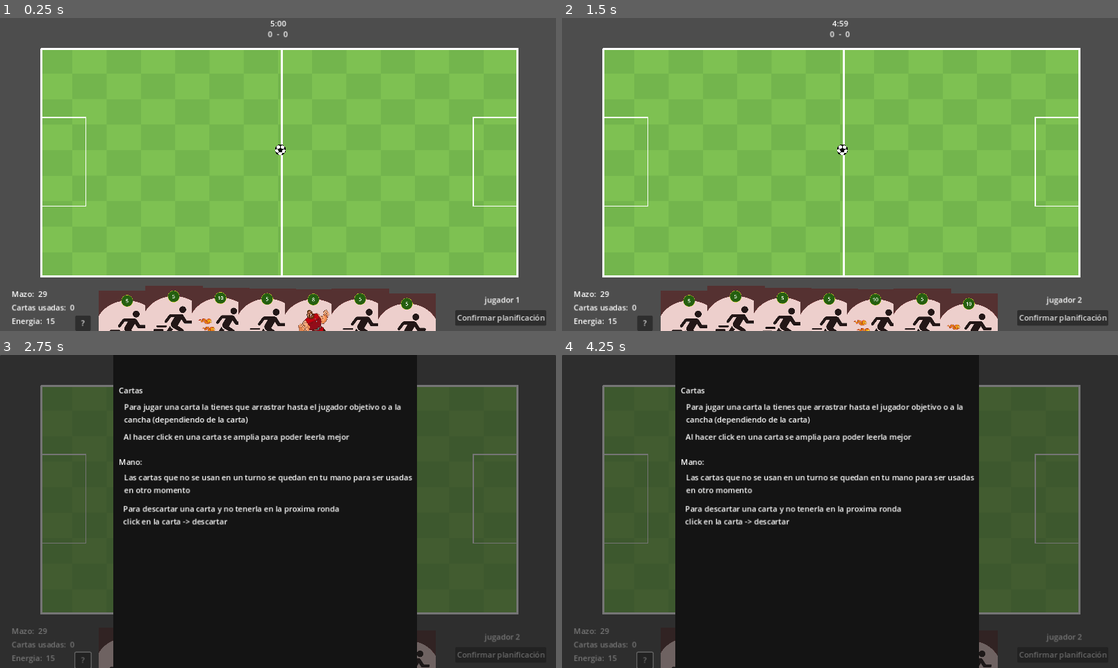
Above: before the commit, frames 1-4 (two rows, left to right).
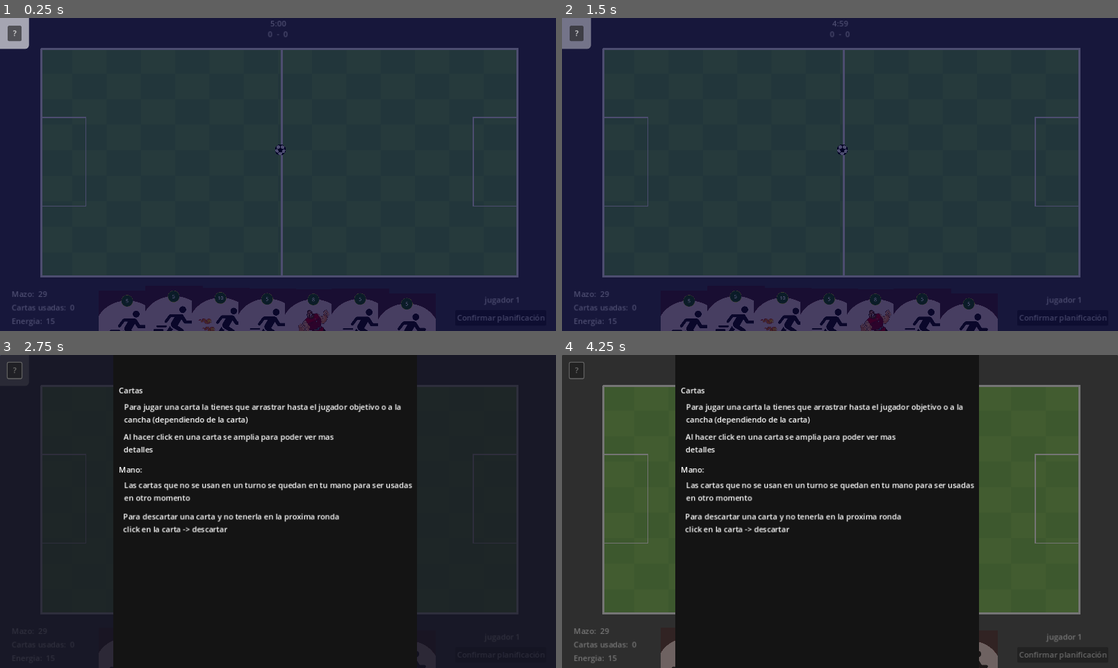
Above: after the commit, the same moments.

Repository: CardozoCasariegoLuciano/IDV_Boss_2024_S2
Game: Godot game, scene res://main/main.tscn
Same seed, same stepped clock (60 frames per second), same inputs: the game is played once before the commit and once after it. This scene is started directly instead of the project's main scene.
Inputs (mouse positions are in pixels of both pictures, inside the frame that each line leads up to):
- Up to frame 1 (0.25 s): no input
- Up to frame 2 (1.5 s): click "Confirmar planificación" at 0.5 s; click (840, 190) at 1.25 s, where only the run before the commit has a clickable "Estoy listo"
- Up to frame 3 (2.75 s): click "?" at 2 s
- Up to frame 4 (4.25 s): click "Confirmar planificación" at 2.75 s; click "?" at 3.5 s

The runs differ from the first frame. In frame 1, 100% of the frame differs, in the area x 0-100%, y 0-100%; in frame 2, 100%; in frame 3, 27%; in frame 4, 3.1%.
Error in both runs: Cannot call method 'get_size' on a null value. (res://entities/players/player.gd:27)

Commit message:
add cards guide

Diff:
--- a/entities/carts/movements/move_card/move_card.tscn
+++ b/entities/carts/movements/move_card/move_card.tscn
@@ -1,18 +1,14 @@
-[gd_scene load_steps=6 format=3 uid="uid://caw0pdl6xb3ht"]
+[gd_scene load_steps=5 format=3 uid="uid://caw0pdl6xb3ht"]
 
 [ext_resource type="PackedScene" uid="uid://c81uyxatkkoh5" path="res://entities/carts/cart_template/card_template.tscn" id="1_cc4bb"]
 [ext_resource type="Script" path="res://entities/carts/movements/move_card/move_card.gd" id="2_v3gpk"]
 [ext_resource type="Texture2D" uid="uid://ojabt8mm70fs" path="res://assets/cards/final_assets/run.png" id="3_lu4qk"]
-
-[sub_resource type="Resource" id="Resource_0jn6i"]
-metadata/__load_path__ = "res://assets/audio/ui/takeIt.mp3"
 
 [sub_resource type="Resource" id="Resource_l3xo5"]
 metadata/__load_path__ = "res://assets/audio/ui/cardPlayed.mp3"
 
 [node name="Card_Template" instance=ExtResource("1_cc4bb")]
 script = ExtResource("2_v3gpk")
-take_card_sfx = SubResource("Resource_0jn6i")
 card_played_sfx = SubResource("Resource_l3xo5")
 
 [node name="Energy" parent="Card" index="0"]
@@ -28,3 +24,22 @@
 position = Vector2(-16.6667, -86.6666)
 scale = Vector2(1.5641, 1.5641)
 texture = ExtResource("3_lu4qk")
+
+[node name="description" type="Label" parent="CanvasLayer/Panel" index="0"]
+layout_mode = 1
+anchors_preset = 11
+anchor_left = 1.0
+anchor_right = 1.0
+anchor_bottom = 1.0
+offset_left = -354.0
+offset_right = -39.0
+grow_horizontal = 0
+grow_vertical = 2
+text = "Carta Mover
+
+Arrastra esta carta hasta un JUGADOR de tu equipo para poder moverlo
+
+cuando veas la señal alrededor del jugador, haz click en cualquier parte de la cancha y sin soltarlo arrastra el mouse para elegir la dirección y la potencia del movimiento
+"
+vertical_alignment = 1
+autowrap_mode = 3
--- a/entities/carts/movements/move_card_plus/move_card_plus.tscn
+++ b/entities/carts/movements/move_card_plus/move_card_plus.tscn
@@ -6,7 +6,6 @@
 
 [node name="Card_Template" instance=ExtResource("1_o182l")]
 script = ExtResource("2_6p8f0")
-take_card_sfx = null
 card_played_sfx = null
 
 [node name="Energy" parent="Card" index="0"]
@@ -23,3 +22,22 @@
 position = Vector2(0, -90)
 scale = Vector2(1.50962, 1.50962)
 texture = ExtResource("3_3xswk")
+
+[node name="description" type="Label" parent="CanvasLayer/Panel" index="0"]
+layout_mode = 1
+anchors_preset = 11
+anchor_left = 1.0
+anchor_right = 1.0
+anchor_bottom = 1.0
+offset_left = -354.0
+offset_right = -39.0
+grow_horizontal = 0
+grow_vertical = 2
+text = "Carta Mover Plus
+
+Arrastra esta carta hasta un JUGADOR de tu equipo para poder moverlo
+
+cuando veas la señal alrededor del jugador, haz click en cualquier parte de la cancha y sin soltarlo arrastra el mouse para elegir la dirección y la potencia del movimiento
+"
+vertical_alignment = 1
+autowrap_mode = 3
--- a/entities/carts/powers/gigant/gigant_card.tscn
+++ b/entities/carts/powers/gigant/gigant_card.tscn
@@ -1,18 +1,14 @@
-[gd_scene load_steps=6 format=3 uid="uid://dcthvb3ax6c65"]
+[gd_scene load_steps=5 format=3 uid="uid://dcthvb3ax6c65"]
 
 [ext_resource type="PackedScene" uid="uid://c81uyxatkkoh5" path="res://entities/carts/cart_template/card_template.tscn" id="1_tiu8e"]
 [ext_resource type="Script" path="res://entities/carts/powers/gigant/gigant_card.gd" id="2_djshs"]
 [ext_resource type="Texture2D" uid="uid://vh0ufmdu23og" path="res://assets/cards/final_assets/images.png" id="3_1stf7"]
-
-[sub_resource type="Resource" id="Resource_0jn6i"]
-metadata/__load_path__ = "res://assets/audio/ui/takeIt.mp3"
 
 [sub_resource type="Resource" id="Resource_l3xo5"]
 metadata/__load_path__ = "res://assets/audio/ui/cardPlayed.mp3"
 
 [node name="Card_Template" instance=ExtResource("1_tiu8e")]
 script = ExtResource("2_djshs")
-take_card_sfx = SubResource("Resource_0jn6i")
 card_played_sfx = SubResource("Resource_l3xo5")
 
 [node name="Energy" parent="Card" index="0"]
@@ -28,3 +24,22 @@
 position = Vector2(0, -90)
 scale = Vector2(1.21111, 1.21111)
 texture = ExtResource("3_1stf7")
+
+[node name="description" type="Label" parent="CanvasLayer/Panel" index="0"]
+layout_mode = 1
+anchors_preset = 11
+anchor_left = 1.0
+anchor_right = 1.0
+anchor_bottom = 1.0
+offset_left = -354.0
+offset_right = -39.0
+grow_horizontal = 0
+grow_vertical = 2
+text = "Carta Gigante
+
+Arrastra esta carta hasta un JUGADOR de tu equipo para poder aplicar la carta
+
+Si un jugador es gigante podra empujar a otros jugadores mas facil!
+"
+vertical_alignment = 1
+autowrap_mode = 3
--- a/entities/carts/powers/wall/wall_card.tscn
+++ b/entities/carts/powers/wall/wall_card.tscn
@@ -1,12 +1,9 @@
-[gd_scene load_steps=7 format=3 uid="uid://dha53vtws8hfb"]
+[gd_scene load_steps=6 format=3 uid="uid://dha53vtws8hfb"]
 
 [ext_resource type="PackedScene" uid="uid://c81uyxatkkoh5" path="res://entities/carts/cart_template/card_template.tscn" id="1_bchkx"]
 [ext_resource type="Script" path="res://entities/carts/powers/wall/wall_card.gd" id="2_tu3k8"]
 [ext_resource type="PackedScene" uid="uid://b8xn6eeuvjgwr" path="res://entities/carts/powers/wall/wall.tscn" id="3_fkga8"]
 [ext_resource type="Texture2D" uid="uid://s45ckkm58fek" path="res://assets/cards/final_assets/8666641.png" id="4_4mgdp"]
-
-[sub_resource type="Resource" id="Resource_0jn6i"]
-metadata/__load_path__ = "res://assets/audio/ui/takeIt.mp3"
 
 [sub_resource type="Resource" id="Resource_l3xo5"]
 metadata/__load_path__ = "res://assets/audio/ui/cardPlayed.mp3"
@@ -14,7 +11,6 @@
 [node name="Card_Template" instance=ExtResource("1_bchkx")]
 script = ExtResource("2_tu3k8")
 wall_scene = ExtResource("3_fkga8")
-take_card_sfx = SubResource("Resource_0jn6i")
 card_played_sfx = SubResource("Resource_l3xo5")
 
 [node name="Energy" parent="Card" index="0"]
@@ -32,3 +28,21 @@
 position = Vector2(0, -90)
 scale = Vector2(0.519531, 0.519531)
 texture = ExtResource("4_4mgdp")
+
+[node name="description" type="Label" parent="CanvasLayer/Panel" index="0"]
+layout_mode = 1
+anchors_preset = 11
+anchor_left = 1.0
+anchor_right = 1.0
+anchor_bottom = 1.0
+offset_left = -354.0
+offset_right = -39.0
+grow_horizontal = 0
+grow_vertical = 2
+text = "Carta Muro
+
+Arrastra esta carta hasta la CANCHA y se generara el muro
+
+tienes 4 segundos para rotarlo con la rueda del mouse antes de que quede estático "
+vertical_alignment = 1
+autowrap_mode = 3
--- /dev/null
+++ b/main/guide_to_info.gd
@@ -0,0 +1,28 @@
+extends Panel
+
+var timer: Timer
+@onready var color_rect: Panel = $Panel
+
+var flag = true
+
+func _process(delta: float) -> void:
+	if(flag):
+		color_rect.modulate.a += 0.03
+		flag = !color_rect.modulate.a >= 1
+	else:
+		color_rect.modulate.a -= 0.03
+		flag = color_rect.modulate.a <= 0
+
+func _ready() -> void:
+	init_timer()
+	timer.start()
+
+func init_timer():
+	timer = Timer.new()
+	timer.wait_time = 4
+	timer.one_shot = true
+	add_child(timer)
+	timer.connect("timeout", on_timer_timeout)
+
+func on_timer_timeout():
+	queue_free()
--- a/main/main.tscn
+++ b/main/main.tscn
@@ -16,6 +16,7 @@
 [ext_resource type="Script" path="res://main/on_drop_button.gd" id="13_he3rg"]
 [ext_resource type="Script" path="res://main/help_panel.gd" id="13_vx5am"]
 [ext_resource type="Script" path="res://main/time_limit.gd" id="15_dqd0s"]
+[ext_resource type="Script" path="res://main/guide_to_info.gd" id="16_gqsj5"]
 
 [sub_resource type="RectangleShape2D" id="RectangleShape2D_0pneb"]
 size = Vector2(13, 202)
@@ -43,6 +44,13 @@
 "points": PackedVector2Array(0, 0, 0, 0, 270, 642, 0, 0, 0, 0, 312.073, 635.971, 0, 0, 0, 0, 418.493, 639.138, 0, 0, 0, 0, 492, 637, 0, 0, 0, 0, 546, 646, -32.8434, -1.05946, 32.8434, 1.05946, 634.632, 638.082, 0, 0, 0, 0, 735.277, 645.471, 0, 0, 0, 0, 783.125, 644.416)
 }
 point_count = 8
+
+[sub_resource type="StyleBoxFlat" id="StyleBoxFlat_7wjle"]
+bg_color = Color(0, 0, 0.2, 0.7)
+
+[sub_resource type="StyleBoxFlat" id="StyleBoxFlat_hshqm"]
+bg_color = Color(100, 100, 100, 1)
+corner_radius_bottom_right = 8
 
 [node name="Node" type="Node"]
 script = ExtResource("1_hn30x")
@@ -319,13 +327,26 @@
 mouse_default_cursor_shape = 6
 text = "0"
 
+[node name="guide_to_info" type="Panel" parent="HUD"]
+anchors_preset = 15
+anchor_right = 1.0
+anchor_bottom = 1.0
+grow_horizontal = 2
+grow_vertical = 2
+theme_override_styles/panel = SubResource("StyleBoxFlat_7wjle")
+script = ExtResource("16_gqsj5")
+
+[node name="Panel" type="Panel" parent="HUD/guide_to_info"]
+layout_mode = 0
+offset_right = 60.0
+offset_bottom = 64.0
+theme_override_styles/panel = SubResource("StyleBoxFlat_hshqm")
+
 [node name="info" type="Button" parent="HUD"]
-anchors_preset = -1
-anchor_left = -0.003
-offset_left = 159.456
-offset_top = 616.0
-offset_right = 188.0
-offset_bottom = 647.0
+offset_left = 16.0
+offset_top = 16.0
+offset_right = 44.544
+offset_bottom = 47.0
 text = "?"
 
 [node name="Panel" type="Panel" parent="HUD/info"]
@@ -388,16 +409,16 @@
 offset_top = 158.0
 offset_right = 724.0
 offset_bottom = 181.0
-text = "Al hacer click en una carta se amplia para poder leerla mejor"
+text = "Al hacer click en una carta se amplia para poder ver mas detalles"
 autowrap_mode = 3
 metadata/_edit_lock_ = true
 
 [node name="Mano" type="Label" parent="HUD/Node/Control"]
 layout_mode = 0
 offset_left = 246.0
-offset_top = 210.0
+offset_top = 226.0
 offset_right = 295.0
-offset_bottom = 233.0
+offset_bottom = 249.0
 text = "Mano:"
 autowrap_mode = 3
 metadata/_edit_lock_ = true
@@ -405,9 +426,9 @@
 [node name="mano_1" type="Label" parent="HUD/Node/Control"]
 layout_mode = 0
 offset_left = 257.0
-offset_top = 242.0
+offset_top = 258.0
 offset_right = 859.0
-offset_bottom = 291.0
+offset_bottom = 307.0
 text = "Las cartas que no se usan en un turno se quedan en tu mano para ser usadas en otro momento"
 autowrap_mode = 3
 metadata/_edit_lock_ = true
@@ -415,9 +436,9 @@
 [node name="mano_2" type="Label" parent="HUD/Node/Control"]
 layout_mode = 0
 offset_left = 255.0
-offset_top = 307.0
+offset_top = 323.0
 offset_right = 711.0
-offset_bottom = 382.0
+offset_bottom = 398.0
 text = "Para descartar una carta y no tenerla en la proxima ronda click en la carta -> descartar
 	"
 autowrap_mode = 3
Not shown: 1 places in main/main.tscn that only renumber resources
